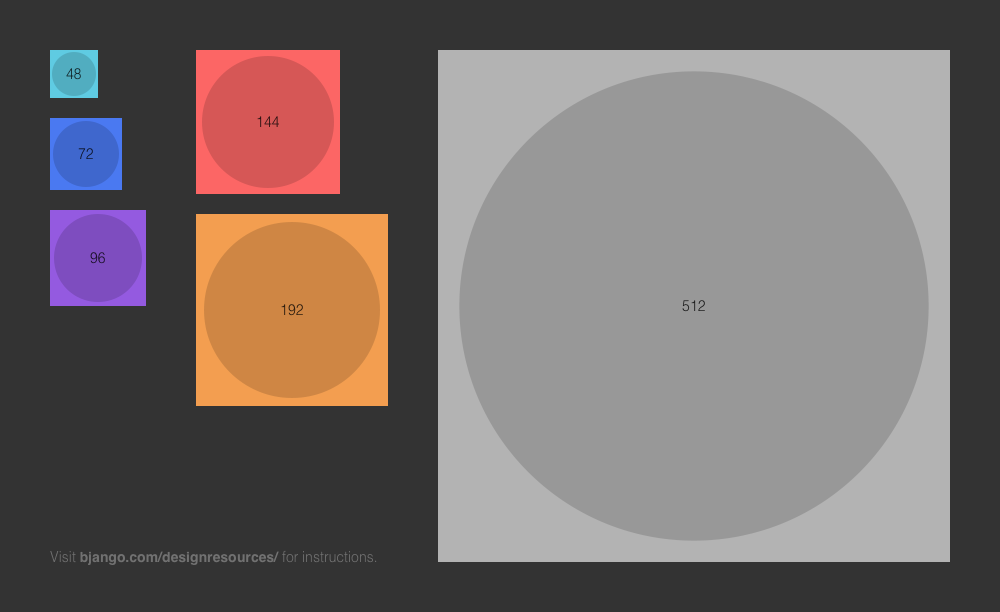
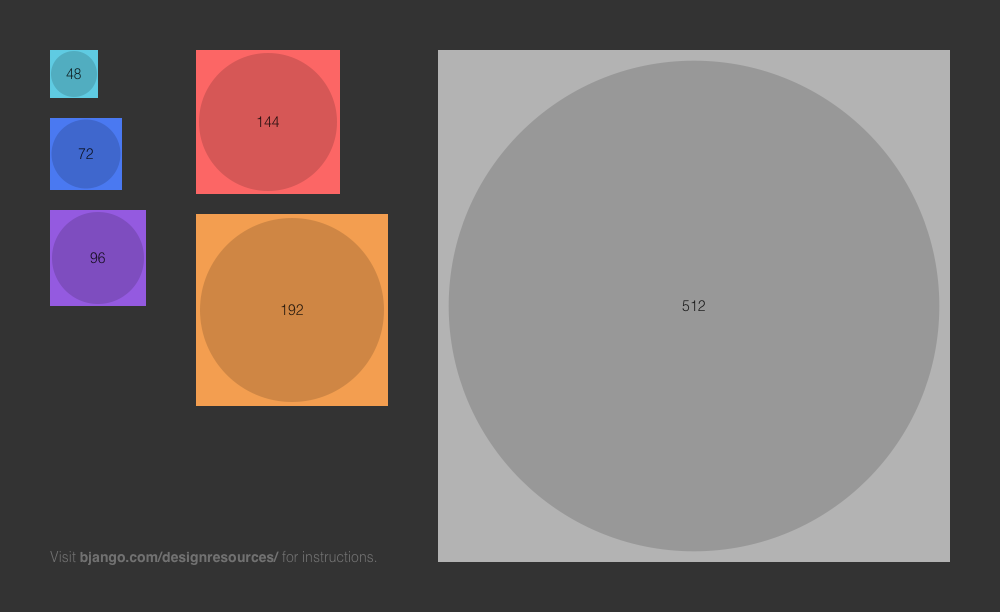
The second 1000×612 image is a revision of the first. Changes to its layers:
painted on "Circular Icon Size" over bbox(51, 51, 940, 552)
painted on "Gradient" (1st of 6, in "Icon Artwork" › "48") over bbox(51, 51, 97, 97)
painted on "Gradient" (2nd of 6, in "Icon Artwork" › "72") over bbox(51, 119, 121, 189)
painted on "Gradient" (3rd of 6, in "Icon Artwork" › "96") over bbox(52, 212, 144, 304)
painted on "Gradient" (4th of 6, in "Icon Artwork" › "144") over bbox(199, 53, 337, 191)
painted on "Gradient" (5th of 6, in "Icon Artwork" › "192") over bbox(200, 218, 384, 402)
painted on "Gradient" (6th of 6, in "Icon Artwork" › "512") over bbox(448, 60, 940, 552)
